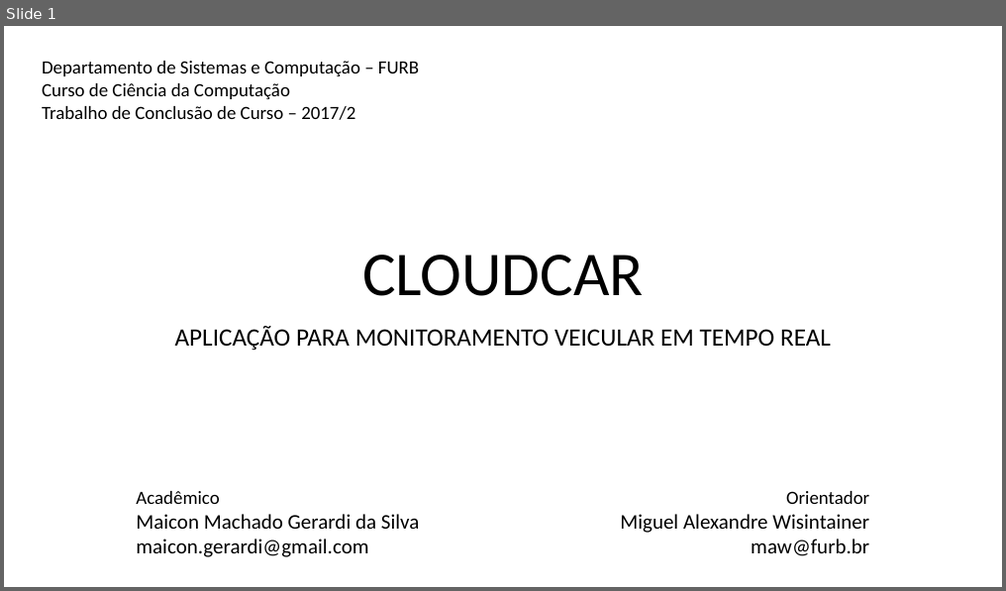
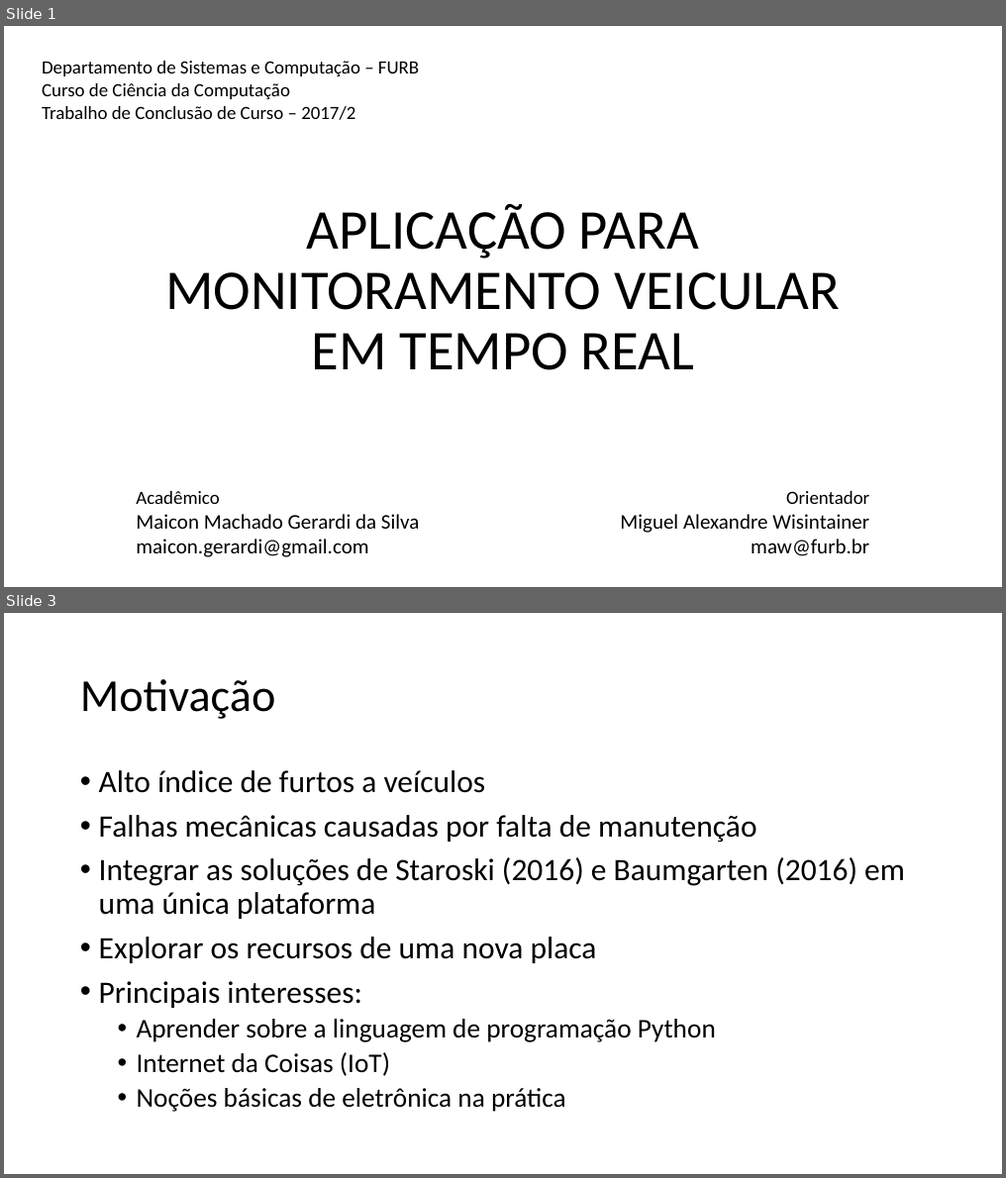
Before and after one commit to maiconn/tcc, a slide deck: apresentação/ApresentacaoTCC-cloudcar.pptx. Shown one above the other, each under a label of ours: slide 1 before the commit, slides 1 and 3 after it; the slides between them are not shown. The pictures are 1006x591 and 1006x1178 pixels, drawn with LibreOffice and Linux fonts; fonts in the diff are those of the drawing. Boxes give left, top, right and bottom in pixels: in the first picture for what was removed or moved away, otherwise in the second. Text is boxed around its words. In the diff, an @@ line names an element or a change of style, - is before the commit and + after.

```diff
--- a/apresentação/ApresentacaoTCC-cloudcar.pptx
+++ b/apresentação/ApresentacaoTCC-cloudcar.pptx
@@ slide 3 added at box(4, 613, 1002, 1174), background #FFFFFF @@
@@ title added at box(80, 679, 276, 719), 44 pt, text #000000 @@
+Motivação
@@ text added at box(99, 770, 905, 1112), 30 pt, text #000000 @@
+• Alto índice de furtos a veículos
+• Falhas mecânicas causadas por falta de manutenção
+• Integrar as soluções de Staroski (2016) e Baumgarten (2016) em uma única plataforma
+• Explorar os recursos de uma nova placa
+• Principais interesses:
+  • Aprender sobre a linguagem de programação Python
+  • Internet da Coisas (IoT)
+  • Noções básicas de eletrônica na prática
@@ slide 1 changed as well @@
@@ title "APLICAÇÃO PARA MONITORAMENTO VEICULAR EM ...": place and size @@
-title "APLICAÇÃO PARA MONITORAMENTO VEICULAR EM ..." at box(175, 326, 831, 351)
+title "APLICAÇÃO PARA MONITORAMENTO VEICULAR EM ..." at box(165, 204, 840, 371)
@@ title "APLICAÇÃO PARA MONITORAMENTO VEICULAR EM ..." at box(165, 204, 840, 371): size 24 to 54 pt; less space between paragraphs; vertical alignment top to bottom @@
@@ title removed at box(362, 255, 644, 296) @@
-CLOUDCAR
```
Also in this commit, not shown: 2 other slides added, 2 slides removed, 1 other file.
